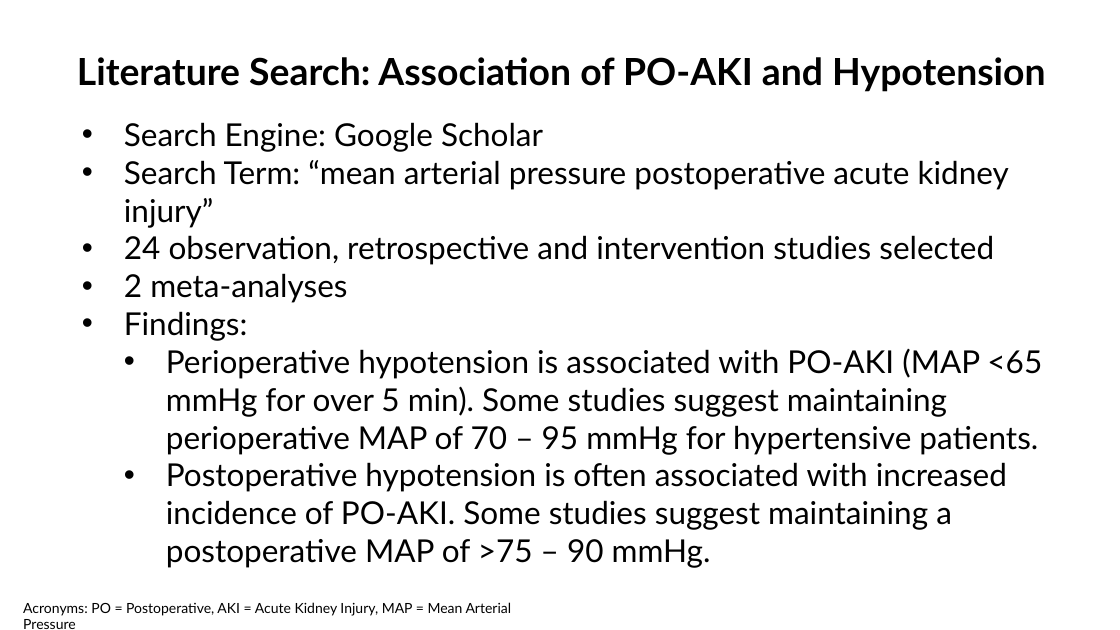
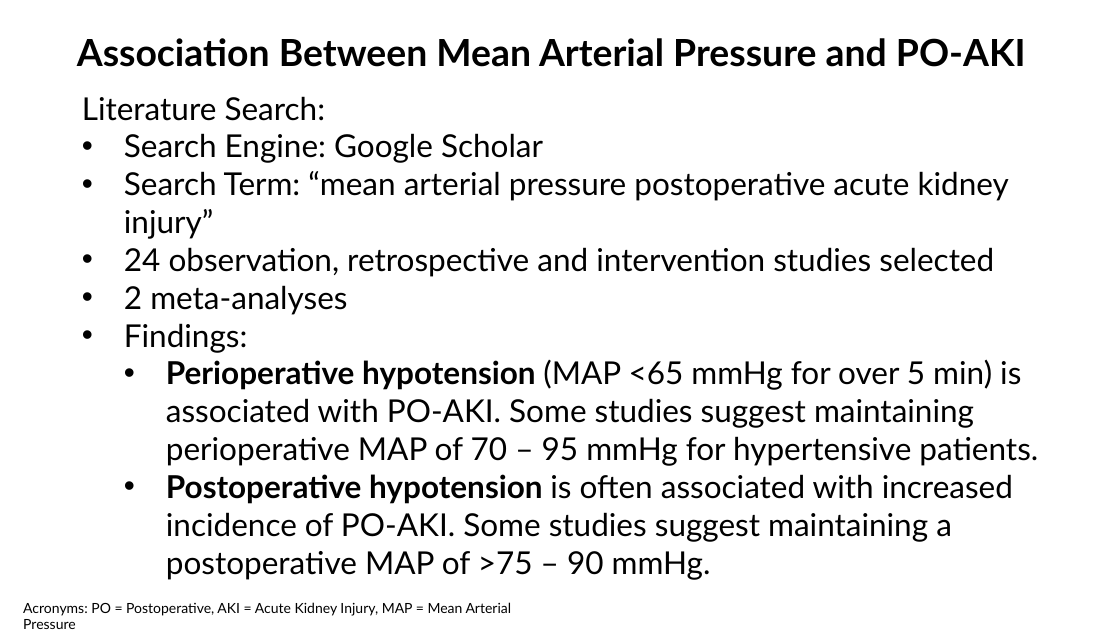
Before and after one commit to AngelJeriko/Juptyer-Janitors-Wrangling-project, a slide deck: slide 5 of final presentation.pptx. Drawn at 1120x630 pixels with LibreOffice and Linux fonts; fonts in the diff are those of the drawing. Boxes give left, top, right and bottom in pixels: in the first picture for what was removed or moved away, otherwise in the second. Text is boxed around its words. In the diff, an @@ line names an element or a change of style, - is before the commit and + after.

```diff
--- a/final presentation.pptx
+++ b/final presentation.pptx
@@ text at bbox=[77, 38, 1026, 67]: text changed @@
-Literature Search: Association of PO-AKI and Hypotension
+Association Between Mean Arterial Pressure and PO-AKI
@@ text "Literature Search:": place and size @@
-text "Literature Search:" at bbox=[124, 122, 1042, 568]
+text "Literature Search:" at bbox=[82, 96, 1038, 580]
@@ text at bbox=[82, 96, 326, 121]: paragraph added @@
+Literature Search:
@@ text at bbox=[166, 359, 1038, 466]: text changed @@
-  • Perioperative hypotension is associated with PO-AKI (MAP <65 mmHg for over 5 min). Some studies suggest maintaining perioperative MAP of 70 – 95 mmHg for hypertensive patients.
+  • Perioperative hypotension (MAP <65 mmHg for over 5 min) is associated with PO-AKI. Some studies suggest maintaining perioperative MAP of 70 – 95 mmHg for hypertensive patients.
@@ text at bbox=[166, 474, 1013, 580]: bold on in "Postoperative hypotension" @@
```
